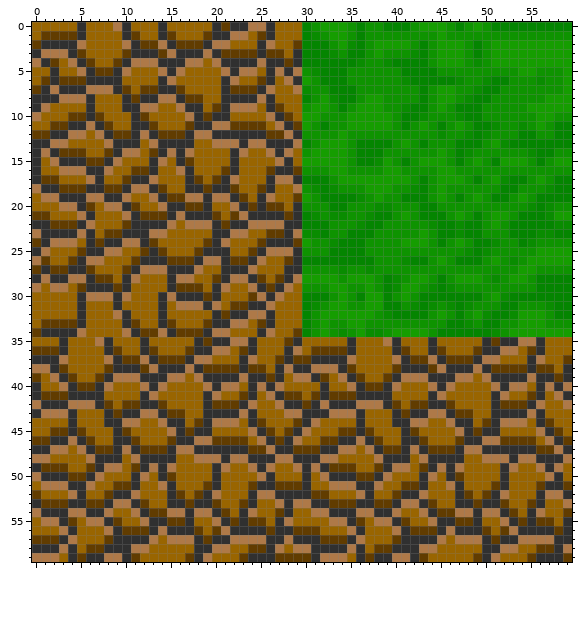
Edited in one commit: pixel-art sprite (Project LoFi/Project LoFi/Project_LoFiContent/Textures/StoneLeftBottomCornerAndGrass.png). The first picture shows the starting point.
The file is 60x60 pixels. Colours within 5 levels of each other are drawn and written as one.
New version:
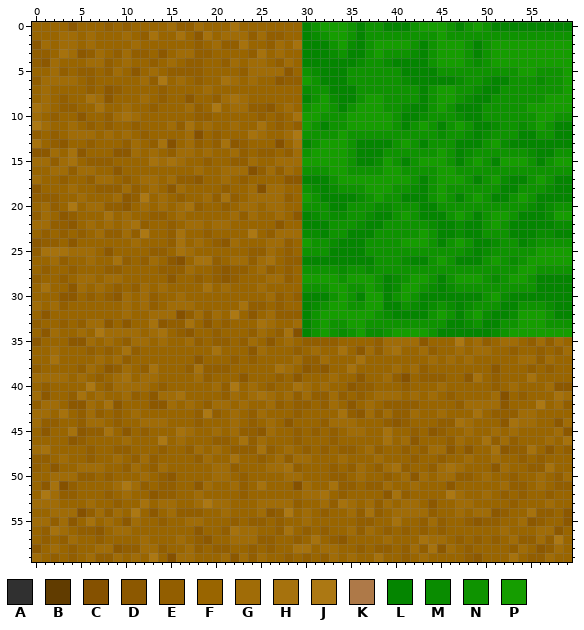
Palette (. is transparent): A #303030  B #613c00  C #855100  D #8c5800  E #925e00  F #996500  G #a06c07  H #a6720d  J #ac7813  K #ae7948  L #048500  M #098c00  N #0e9300  P #159d00
Changes in this commit:
Changed rows in their new state; - is an unchanged pixel.
first column x 0:
 0 ----DF--EFE---FGEEG-FFHFFFF---------------------------------
 1 -FFGGFG---GFEHFFH-DHFGGGEGEE--------------------------------
 2 DGFGGFG---FGFFFFFFEFGEEH-FEG-H------------------------------
 3 EEFHGDEG-EGEEFDFGGEEFFFFEHFG-F------------------------------
 4 EDG-FFGGEFGFFEFGFEE-FEGFGGFEGF------------------------------
 5 --GE-EEFEGFD-GFEEEE--FFEGGGGDF------------------------------
 6 EGGGGFEFFF--GEJFG-E--HG-GFFDEE------------------------------
 7 FGFFFFEFDEF-FFEFF--G-FFFFFF--F------------------------------
 8 FGFEFFHGD-FFGFEFFDF-EGHGFFF---------------------------------
 9 HG-EE-FH--GFFE--FGE-JFGGEEDFG-------------------------------
10 G-E-FDFFEGHGF----FEEFF---EFEFH------------------------------
11 JGFFGFEFE--EFF-GEHFGFFGFFH-EFE------------------------------
12 EFEFGGGFGFGFEFFFFGCFEFFFHGFFGJ------------------------------
13 HFED--E-FFEG-EHCFGE-EHDEFFFCFH------------------------------
14 DDGFHD--FDDG-GFEGG-G--GE-EEFEG------------------------------
15 GGEGHFEEEF---HGHGF-E--EEG--GGG------------------------------
16 F-GGEGGFFD-FFF--FFG--GGGCEGEGF------------------------------
17 GFFE--EGG-EFGG-GEED-FGFE--FFDD------------------------------
18 DFFFGFFEEEGEFGFDGFFFFEF-GCGG-F------------------------------
19 EEEFFGFFFGDEJFGFEFFGEHEFGGGGEF------------------------------
20 -GEFJFGGEEDFG-GFGHEF-EFGGFGG-F------------------------------
21 EG-DEFF-H-GFFEEFGFFFF-GEGFFGFD------------------------------
22 GGEEDFG-G-GHEFFE-GGFGGFFFFFDFF------------------------------
23 FEFEFEFGEEGEJFFEH--EFFFFJ-EGGG------------------------------
24 DEEFD-FFFFFGFF-EH-GFEDG--FGGEF------------------------------
25 EHHHGGGFDF--FEE-HGFFFF--EEGFEF------------------------------
26 FFGEFFGF-HEFEGFDCFHHEFGGEGH-EE------------------------------
27 FEFFEFF-EEFFFFEEEGF-EDEEFGE-EF------------------------------
28 EFFEFGGFGGFF---DFFE-EDEFFFGGEF------------------------------
29 FHFFDGFGFEFEG-GFFFFHFG--FGFFF-------------------------------
30 ---DDFEFEDG-GEFFGFFFF---FFGE-E------------------------------
31 G-GE-F---FG-GEFGGGFFF-FHEEFE--------------------------------
32 -D---F---FG--GGGCEGEGFJFDFGEEE------------------------------
33 EFFEFEGGD-DF-HDEEH-DFEFF-HG--G------------------------------
34 FDGFFG-JGGGGFGHFEDFFEF--EGFEHC------------------------------
35 D--FDDGFG-EGG-G--GEFEEFEG-D-GFEEEE-F--EGGGGDF--J-GEFGGFEGEG-
36 FFGF--E-EFHEFF---FFFHF-FDG--FE-GFFHFDGEGHF-GEF-G-GGFFE-FE-EG
37 FFHF---GFGEFFFFFFFDF--EFE--FFGEEGFFFH---FFFFGFGFGFFF--GGEG-F
38 EFFF-EG-DEGFEHFFFEHEEEFFFF-HGFDEDFFH----GFGEFFFFFFFDFFFEFE-F
39 GGGGFG-EFGHFGGFFF-GEFFFDFFFE-DFFFGFFD--GECFEEEFFDHFEFFFHFFFF
40 FE-FFFJFEGGGGFE----FGEJ-GFEF-HG-G--DEEFFFE--FGF----EFGF-FGDD
41 GDFFEHFG--GEFDGGH--FFEGFGHGFGEGEEGEFEFGGG-G-GFE----GC-EFF-HG
42 EGGFDDGFHDFFFDDG-G-EGGFGF-GEFEEFEGFDFGFEEEEFFFFEGGGGDFFFJ-GE
43 GGFHFEGEFEFGFFFFF-EJEFGFEG--FEFFFFHEDGEGEEGFFGFFFH-EEEGGF---
44 GEE-FEGGFEFFGGGFF-EFFFG-EFG-DFFFEGGGF--EDEFF-EEHG-FFDHGGFFDG
45 -DFFHDEEHFD-E--FHGFFG-GEEDG-FEFE-EFGGF-H-FE-DE-FGFFG-G--FFGD
46 FFFFDEF--FGF--JFGFFFEEFHEGFFFE--FEFFFFFH-GDF--EGFFHEGEFF-GFH
47 GHFF-FEFFEEFFFEFFEGFGFEEEHEFGFEFEFEE-GEFFEFEGGDFDFFHDEEHFDFE
48 EE-G--EFFG-EGEFF--EGFFHFFEFGEGGFFFG---GFFFEFFEFFG-FGFFEFEFFF
49 EFDF-GGGFFEGFEGF----GGE-FFGGHEFFFEFEG-EGHE-FEGHG---DGF-EEHF-
50 FFGGGEEFE--FG-ED----GG-E-FF-GGF-FEEFGFFE-GDGFGGEE-G-FE--GFEG
51 -DHCEFF--GJGE-EE--DGF-GEFHFFFCG--HEEFEEG-FGF--DF---FGEE-GFEE
52 FJGEEF--EFGF-DEEF-GFF--EFFFFFFGGH-E-FF-DHEFF--JGF-GFE-E-FEFF
53 GGGFFFGFFEFFH-GGFFGJGG-FFGGGGEFFGEHGFGEGFGGFD--GGFFFFE-FFG-F
54 FFGGGCEGEG-JFDFGEEEFFG-FFGDEJ-GFEFFGEHEFGGGGEFFGFGGDEF-HEE-D
55 GGEGD-HFGFDGFFEFFGG-FFEFEE-EF-G--FFFEEFFHF-EGEFFEDEEFFGDEF-D
56 -EHGFEEDFGGFFFFFFFD-FEHGGFFEHFEFE--GEG-EFEFEFEFFFFF-GFFFGGDF
57 FEFEG--EFFFFGF-FGFEDFFGGGEEFFEFHFEDFF--GFFFHGG-EFEFEFGEEGEJF
58 DFGFE-FGGDEEGGE--GEFEE--EFEF-HHFGGFFE-EEFEGEHDG-E-FFFEG-DEGF
59 GFE-EFGEEGFG-J-CGGFF-GDGEGFFEFEFEGFGFFHFFEFG----EDFF-H-EEGFF
Where, in picture pixels (left, top, right, bottom), the same in both pictures:
changed: (32, 22, 572, 562)
